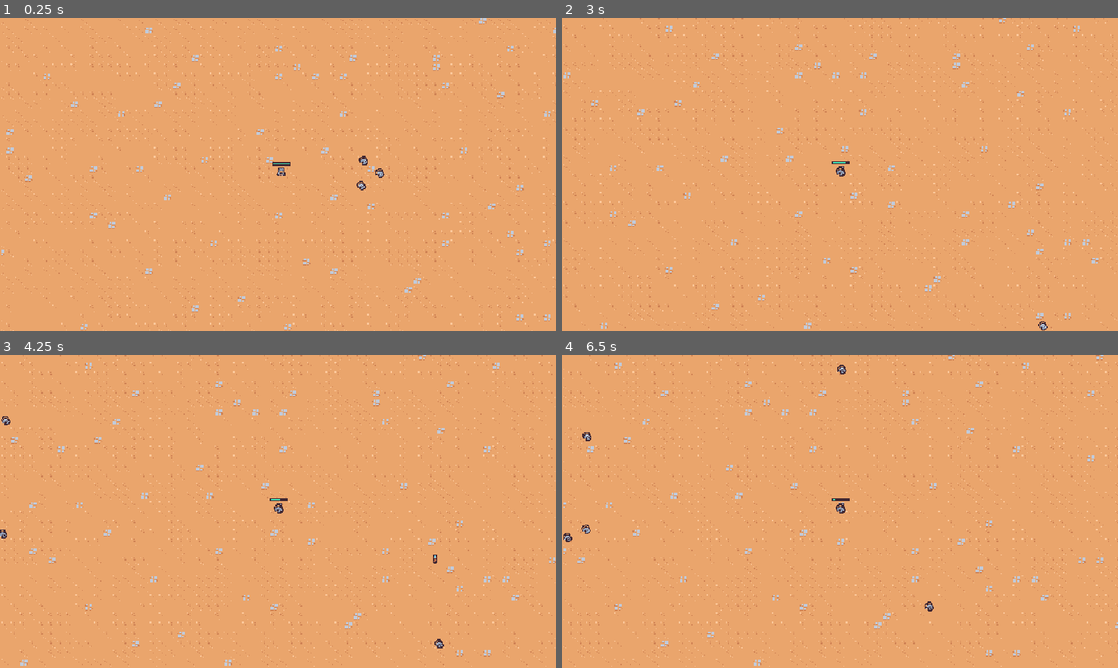
Above: before the commit, frames 1-4 (two rows, left to right).
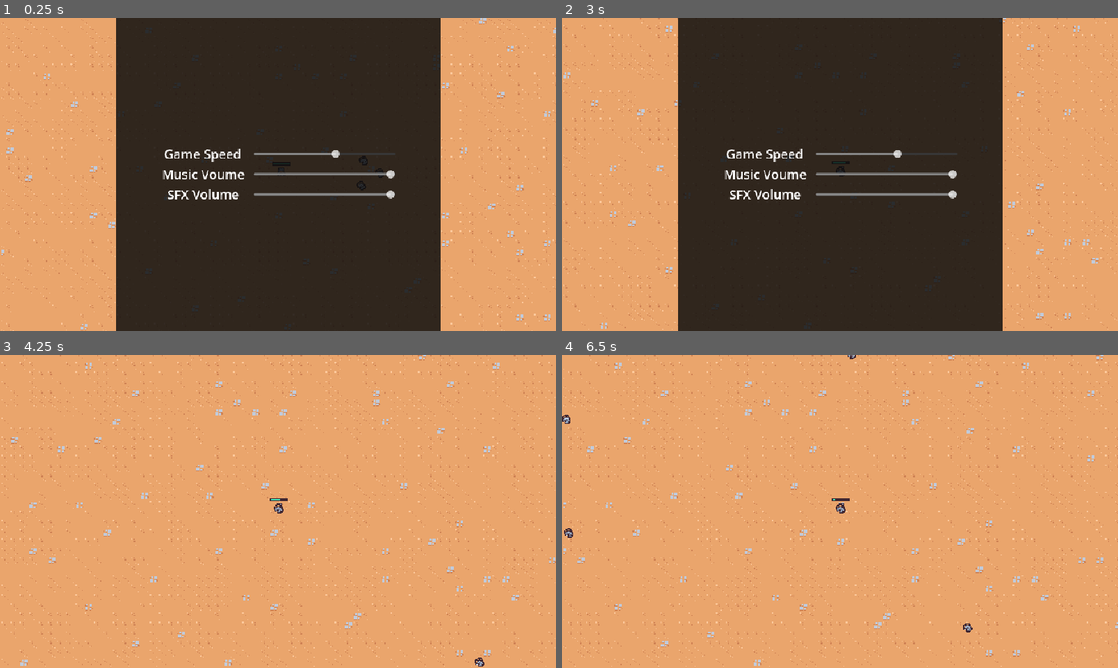
Above: after the commit, the same moments.

Repository: DaZang/godot-wild-jam-82-unseen
Game: Godot game, scene res://main.tscn
Two runs of this game, one before a commit and one after it. Both use one fixed random seed, a clock stepped at 60 frames per second and the inputs below.
Inputs (mouse positions are in pixels of both pictures, inside the frame that each line leads up to):
- Up to frame 1 (0.25 s): no input
- Up to frame 2 (3 s): move the mouse to (962, 158) at 0.52 s; press the mouse at (962, 158) at 0.53 s; move the mouse to (728, 190) at 1.27 s; release the mouse at (728, 190) at 1.28 s; click (728, 190) at 1.35 s; move the mouse to (895, 105) at 2.02 s; press the mouse at (895, 105) at 2.03 s; move the mouse to (812, 237) at 2.77 s; release the mouse at (812, 237) at 2.78 s; click (812, 237) at 2.85 s
- Up to frame 3 (4.25 s): move the mouse to (444, 558) at 3.52 s; press the mouse at (444, 558) at 3.53 s; tap Escape (pause, bound only after the commit) at 4.15 s
- Up to frame 4 (6.5 s): move the mouse to (673, 464) at 4.27 s; release the mouse at (673, 464) at 4.28 s; click (673, 464) at 4.35 s; move the mouse to (867, 511) at 5.02 s; press the mouse at (867, 511) at 5.03 s; move the mouse to (756, 433) at 5.77 s; release the mouse at (756, 433) at 5.78 s; click (756, 433) at 5.85 s

The runs differ from the first frame. In frame 1, 58% of the frame differs, in the area x 20-80%, y 0-100%; in frame 2, 58%, in the area x 20-88%, y 0-100%; in frame 3, 0.2%; in frame 4, 0.3%.

Commit message:
✨ add pause menu

Diff:
--- a/game_events.gd
+++ b/autoload/game_events.gd
@@ -1,7 +1,11 @@
 extends Node
 
+signal level_failed()
 signal level_completed()
 
 
+func emit_level_failed():
+	level_failed.emit()
+
 func emit_level_completed():
 	level_completed.emit()
--- /dev/null
+++ b/autoload/game_settings.gd
@@ -0,0 +1,30 @@
+extends Node
+
+signal music_level_setting_changed
+signal sfx_level_setting_changed
+signal game_speed_setting_changed
+
+var game_speed_setting: float:
+	set(value):
+		game_speed_setting = value
+		Engine.time_scale = value
+		game_speed_setting_changed.emit(value)
+
+var music_level_setting: float:
+	set(value):
+		music_level_setting = value
+		music_level_setting_changed.emit(value)
+
+var sfx_level_setting: float:
+	set(value):
+		sfx_level_setting = value
+		sfx_level_setting_changed.emit(value)
+
+
+
+func _ready():
+	var music_bus_index = AudioServer.get_bus_index("Music")
+	music_level_setting = db_to_linear(AudioServer.get_bus_volume_db(music_bus_index))
+	var sfx_bus_index = AudioServer.get_bus_index("SFX")
+	sfx_level_setting = db_to_linear(AudioServer.get_bus_volume_db(sfx_bus_index))
+	game_speed_setting = Engine.time_scale
--- /dev/null
+++ b/default_bus_layout.tres
@@ -0,0 +1,15 @@
+[gd_resource type="AudioBusLayout" format=3 uid="uid://el8c5ohftwgi"]
+
+[resource]
+bus/1/name = &"SFX"
+bus/1/solo = false
+bus/1/mute = false
+bus/1/bypass_fx = false
+bus/1/volume_db = 0.0
+bus/1/send = &"Master"
+bus/2/name = &"Music"
+bus/2/solo = false
+bus/2/mute = false
+bus/2/bypass_fx = false
+bus/2/volume_db = 0.0
+bus/2/send = &"Master"
--- a/entities/enemies/enemy_manager.gd
+++ b/entities/enemies/enemy_manager.gd
@@ -5,7 +5,7 @@
 @export var basic_enemy_scene: PackedScene
 @export var hero: Hero
 
-@onready var spawn_timer: Timer = $SpawnTimer
+@onready var spawn_timer: Timer = %SpawnTimer
 
 
 func _ready():
--- a/entities/enemies/enemy_manager.tscn
+++ b/entities/enemies/enemy_manager.tscn
@@ -6,4 +6,6 @@
 script = ExtResource("1_ulrvu")
 
 [node name="SpawnTimer" type="Timer" parent="."]
+unique_name_in_owner = true
+wait_time = 1.6
 autostart = true
--- a/entities/hero/hero.gd
+++ b/entities/hero/hero.gd
@@ -16,6 +16,7 @@
 	hurt_area_2d.body_exited.connect(on_body_exited)
 	damage_interval_timer.timeout.connect(on_damage_interval_timer_timeout)
 	health_component.health_changed.connect(on_health_changed)
+	health_component.died.connect(func(): )
 	update_health_display()
 
 
@@ -29,7 +30,6 @@
 		return
 	health_component.damage(1)
 	damage_interval_timer.start()
-	print(health_component.current_health)
 
 
 func on_body_entered(_other_body: Node2D):
@@ -44,6 +44,7 @@
 func on_damage_interval_timer_timeout():
 	check_deal_damage()
 
+
 func on_health_changed():
 	update_health_display()
 
--- /dev/null
+++ b/game.gd
@@ -0,0 +1,2 @@
+class_name Game
+extends Node2D
--- /dev/null
+++ b/main.gd
@@ -0,0 +1,18 @@
+class_name Main
+extends Node2D
+@onready var pause_menu_ui: PauseMenuUi = %PauseMenuUi
+@onready var game: Game = %Game
+
+
+func _ready() -> void:
+	#GameEvents.level_failed.connect()
+	pass
+
+func _input(event: InputEvent) -> void:
+	if event.is_action_pressed("pause"):
+		if pause_menu_ui.visible:
+			game.get_tree().paused = false
+			pause_menu_ui.hide()
+		else:
+			game.get_tree().paused = true
+			pause_menu_ui.show()
--- a/main.tscn
+++ b/main.tscn
@@ -1,9 +1,27 @@
-[gd_scene load_steps=2 format=3 uid="uid://vagdjdb0eele"]
+[gd_scene load_steps=5 format=3 uid="uid://vagdjdb0eele"]
 
+[ext_resource type="Script" uid="uid://wicebpw6m6bf" path="res://game.gd" id="1_0xm2m"]
+[ext_resource type="Script" uid="uid://djd44gat0ahp5" path="res://main.gd" id="1_h2yge"]
 [ext_resource type="PackedScene" uid="uid://bx548ebid5r8x" path="res://environments/level.tscn" id="1_ig7tw"]
+[ext_resource type="PackedScene" uid="uid://cxh2h8uhqy2xg" path="res://ui/pause_menu_ui.tscn" id="2_1bvp3"]
 
 [node name="Main" type="Node2D"]
+process_mode = 3
+script = ExtResource("1_h2yge")
+
+[node name="HudCanvasLayer" type="CanvasLayer" parent="."]
+
+[node name="PauseMenuUi" parent="HudCanvasLayer" instance=ExtResource("2_1bvp3")]
+unique_name_in_owner = true
+anchors_preset = 15
+offset_left = 200.0
+offset_right = -200.0
+size_flags_horizontal = 4
+size_flags_vertical = 4
 
 [node name="Game" type="Node2D" parent="."]
+unique_name_in_owner = true
+process_mode = 1
+script = ExtResource("1_0xm2m")
 
 [node name="Level" parent="Game" instance=ExtResource("1_ig7tw")]
--- a/project.godot
+++ b/project.godot
@@ -19,7 +19,8 @@
 
 [autoload]
 
-GameEvents="*res://game_events.gd"
+GameEvents="*res://autoload/game_events.gd"
+GameSettings="*res://autoload/game_settings.gd"
 
 [display]
 
@@ -44,6 +45,12 @@
 "events": [Object(InputEventMouseButton,"resource_local_to_scene":false,"resource_name":"","device":-1,"window_id":0,"a …(258 unchanged characters)…
 ]
 }
+pause={
+"deadzone": 0.2,
+"events": [Object(InputEventKey,"resource_local_to_scene":false,"resource_name":"","device":-1,"window_id":0,"alt_pressed":false,"shift_pressed":false,"ctrl_pressed":false,"meta_pressed":false,"pressed":false,"keycode":0,"physical_keycode":4194305,"key_label":0,"unicode":0,"location":0,"echo":false,"script":null)
+, Object(InputEventKey,"resource_local_to_scene":false,"resource_name":"","device":-1,"window_id":0,"alt_pressed":false,"shift_pressed":false,"ctrl_pressed":false,"meta_pressed":false,"pressed":false,"keycode":0,"physical_keycode":80,"key_label":0,"unicode":112,"location":0,"echo":false,"script":null)
+]
+}
 
 [layer_names]
 
--- /dev/null
+++ b/ui/pause_menu_ui.gd
@@ -0,0 +1,24 @@
+class_name PauseMenuUi
+extends Control
+
+@onready var game_speed_slider: HSlider = %GameSpeedSlider
+@onready var music_slider: HSlider = %MusicSlider
+@onready var sfx_slider: HSlider = %SfxSlider
+
+
+func _ready() -> void:
+	music_slider.value = GameSettings.music_level_setting
+	sfx_slider.value = GameSettings.sfx_level_setting
+	game_speed_slider.value = GameSettings.game_speed_setting
+
+
+func _on_game_speed_slider_value_changed(value: float) -> void:
+	GameSettings.game_speed_setting = value
+
+
+func _on_music_slider_value_changed(value: float) -> void:
+	GameSettings.music_level_setting = value
+
+
+func _on_sfx_slider_value_changed(value: float) -> void:
+	GameSettings.sfx_level_setting = value
--- /dev/null
+++ b/ui/pause_menu_ui.tscn
@@ -0,0 +1,95 @@
+[gd_scene load_steps=3 format=3 uid="uid://cxh2h8uhqy2xg"]
+
+[ext_resource type="Theme" uid="uid://c78tfrjryojg6" path="res://ui/ui_theme.tres" id="1_mtxqf"]
+[ext_resource type="Script" uid="uid://bdlxr4hm7tf6a" path="res://ui/pause_menu_ui.gd" id="2_pd0k7"]
+
+[node name="PauseMenuUi" type="Control"]
+layout_mode = 3
+anchor_right = 1.0
+anchor_bottom = 1.0
+offset_left = 200.0
+offset_top = 100.0
+offset_right = -200.0
+offset_bottom = -100.0
+grow_horizontal = 2
+grow_vertical = 2
+theme = ExtResource("1_mtxqf")
+script = ExtResource("2_pd0k7")
+
+[node name="ColorRect" type="ColorRect" parent="."]
+layout_mode = 1
+anchors_preset = 15
+anchor_right = 1.0
+anchor_bottom = 1.0
+grow_horizontal = 2
+grow_vertical = 2
+color = Color(0.054902, 0.054902, 0.054902, 0.843137)
+
+[node name="MarginContainer" type="MarginContainer" parent="."]
+layout_mode = 1
+anchors_preset = 15
+anchor_right = 1.0
+anchor_bottom = 1.0
+offset_left = -49.5
+offset_right = 49.5
+grow_horizontal = 2
+grow_vertical = 2
+theme_override_constants/margin_left = 128
+theme_override_constants/margin_right = 128
+
+[node name="VBoxContainer" type="VBoxContainer" parent="MarginContainer"]
+layout_mode = 2
+alignment = 1
+
+[node name="GridContainer" type="GridContainer" parent="MarginContainer/VBoxContainer"]
+layout_mode = 2
+size_flags_vertical = 4
+theme_override_constants/h_separation = 16
+columns = 2
+
+[node name="GameSpeedLabel" type="Label" parent="MarginContainer/VBoxContainer/GridContainer"]
+layout_mode = 2
+size_flags_horizontal = 4
+text = "Game Speed"
+
+[node name="GameSpeedSlider" type="HSlider" parent="MarginContainer/VBoxContainer/GridContainer"]
+unique_name_in_owner = true
+layout_mode = 2
+size_flags_horizontal = 3
+size_flags_vertical = 4
+min_value = 0.3
+max_value = 1.5
+step = 0.05
+value = 1.0
+
+[node name="MusicLabel" type="Label" parent="MarginContainer/VBoxContainer/GridContainer"]
+layout_mode = 2
+size_flags_horizontal = 4
+text = "Music Voume"
+
+[node name="MusicSlider" type="HSlider" parent="MarginContainer/VBoxContainer/GridContainer"]
+unique_name_in_owner = true
+layout_mode = 2
+size_flags_horizontal = 3
+size_flags_vertical = 4
+max_value = 1.0
+step = 0.05
+value = 1.0
+
+[node name="SfxLabel" type="Label" parent="MarginContainer/VBoxContainer/GridContainer"]
+layout_mode = 2
+size_flags_horizontal = 4
+text = "SFX Volume"
+
+[node name="SfxSlider" type="HSlider" parent="MarginContainer/VBoxContainer/GridContainer"]
+unique_name_in_owner = true
+layout_mode = 2
+size_flags_horizontal = 3
+size_flags_vertical = 4
+max_value = 1.0
+step = 0.05
+value = 1.0
+
+[connection signal="value_changed" from="MarginContainer/VBoxContainer/GridContainer/GameSpeedSlider" to="." method="_on_game_speed_slider_value_changed"]
+[connection signal="value_changed" from="MarginContainer/VBoxContainer/GridContainer/MusicSlider" to="." method="_on_music_slider_value_changed"]
+[connection signal="value_changed" from="MarginContainer/VBoxContainer/GridContainer/SfxSlider" to="." method="_on_sfx_slider_value_changed"]
--- /dev/null
+++ b/ui/restart_game_button_style.tres
@@ -0,0 +1,12 @@
+[gd_resource type="StyleBoxFlat" format=3 uid="uid://6e48ttbje85y"]
+
+[resource]
+content_margin_left = 8.0
+content_margin_top = 6.0
+content_margin_right = 8.0
+content_margin_bottom = 6.0
+bg_color = Color(0.285865, 0.491816, 0.451322, 1)
+corner_radius_top_left = 5
+corner_radius_top_right = 5
+corner_radius_bottom_right = 5
+corner_radius_bottom_left = 5
--- /dev/null
+++ b/ui/restart_game_button_style_hover.tres
@@ -0,0 +1,12 @@
+[gd_resource type="StyleBoxFlat" format=3 uid="uid://dhaf2wq3nbb48"]
+
+[resource]
+content_margin_left = 8.0
+content_margin_top = 6.0
+content_margin_right = 8.0
+content_margin_bottom = 6.0
+bg_color = Color(0.865145, 0.953076, 0.932278, 1)
+corner_radius_top_left = 5
+corner_radius_top_right = 5
+corner_radius_bottom_right = 5
+corner_radius_bottom_left = 5
--- /dev/null
+++ b/ui/ui_theme.tres
@@ -0,0 +1,24 @@
+[gd_resource type="Theme" load_steps=4 format=3 uid="uid://c78tfrjryojg6"]
+
+[ext_resource type="StyleBox" path="res://ui/restart_game_button_style_hover.tres" id="1_0jgmc"]
+[ext_resource type="StyleBox" path="res://ui/restart_game_button_style.tres" id="1_j7to7"]
+
+[sub_resource type="StyleBoxFlat" id="StyleBoxFlat_wadms"]
+content_margin_top = 4.0
+content_margin_right = 4.0
+bg_color = Color(0.215902, 0.215902, 0.215902, 1)
+border_color = Color(0.625597, 0.625597, 0.625597, 1)
+corner_radius_top_left = 3
+corner_radius_top_right = 3
+corner_radius_bottom_right = 3
+corner_radius_bottom_left = 3
+shadow_color = Color(0.729412, 0.729412, 0.729412, 0.909804)
+
+[resource]
+Button/constants/outline_size = 2
+Button/styles/hover = ExtResource("1_0jgmc")
+Button/styles/normal = ExtResource("1_j7to7")
+CheckButton/colors/icon_normal_color = Color(0, 0, 0, 1)
+CheckButton/constants/outline_size = 3
+HSlider/styles/slider = SubResource("StyleBoxFlat_wadms")
+Label/font_sizes/font_size = 22
Renamed: game_events.gd.uid -> autoload/game_events.gd.uid
Not shown, added: autoload/game_settings.gd.uid
Not shown, added: game.gd.uid
Not shown, added: main.gd.uid
Not shown, added: ui/pause_menu_ui.gd.uid
